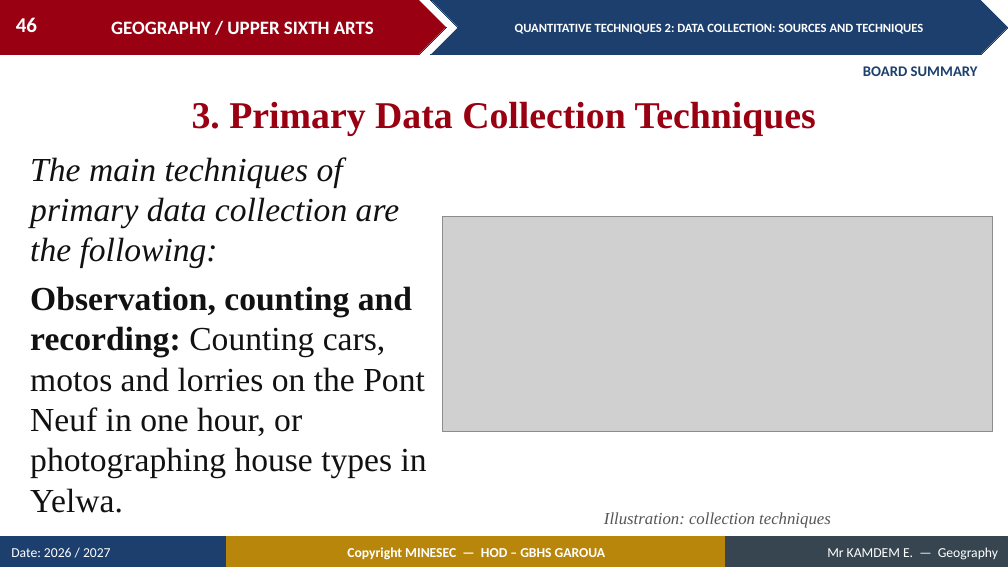
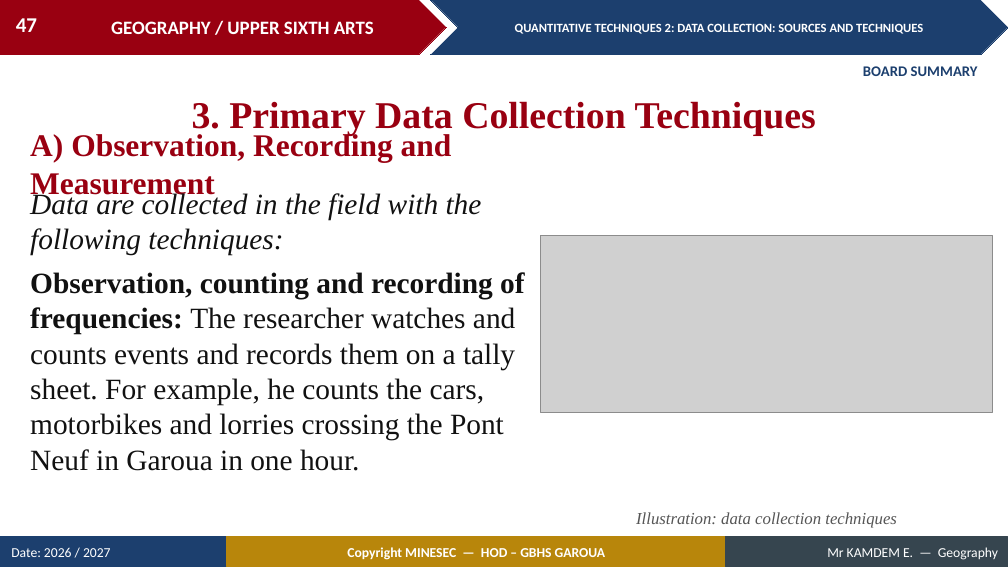
Before and after one commit to Berthautk/linea-github, a slide deck: slide 47 of lecons/USA/Practical Geography/11_USA_PRA_QT02_Data_Collection_Sources_and_Techniques.pptx (slide 46 before the commit). Drawn at 1008x567 pixels with LibreOffice and Linux fonts; fonts in the diff are those of the drawing; grey boxes stand for pictures. Boxes give left, top, right and bottom in pixels: in the first picture for what was removed or moved away, otherwise in the second. Text is boxed around its words. In the diff, an @@ line names an element or a change of style, - is before the commit and + after.

```diff
--- a/lecons/USA/Practical Geography/11_USA_PRA_QT02_Data_Collection_Sources_and_Techniques.pptx
+++ b/lecons/USA/Practical Geography/11_USA_PRA_QT02_Data_Collection_Sources_and_Techniques.pptx
@@ page number at (16, 18, 37, 32): text changed @@
-46
+47
@@ text added at (30, 131, 452, 200), 30 pt, text #990011, bold @@
+A) Observation, Recording and Measurement
@@ text at (30, 191, 524, 471): text changed; size 32 to 28 pt @@
-The main techniques of primary data collection are the following:
-Observation, counting and recording: Counting cars, motos and lorries on the Pont Neuf in one hour, or photographing house types in Yelwa.
+Data are collected in the field with the following techniques:
+Observation, counting and recording of frequencies: The researcher watches and counts events and records them on a tally sheet. For example, he counts the cars, motorbikes and lorries crossing the Pont Neuf in Garoua in one hour.
@@ picture: place and size @@
-picture at (442, 216, 993, 431)
+picture at (541, 236, 993, 413)
@@ text at (636, 512, 897, 528): text changed @@
-Illustration: collection techniques
+Illustration: data collection techniques
```
Also in this commit, not shown: 10 other slides changed, 4 slides added, 1 slide removed, 7 other files.
